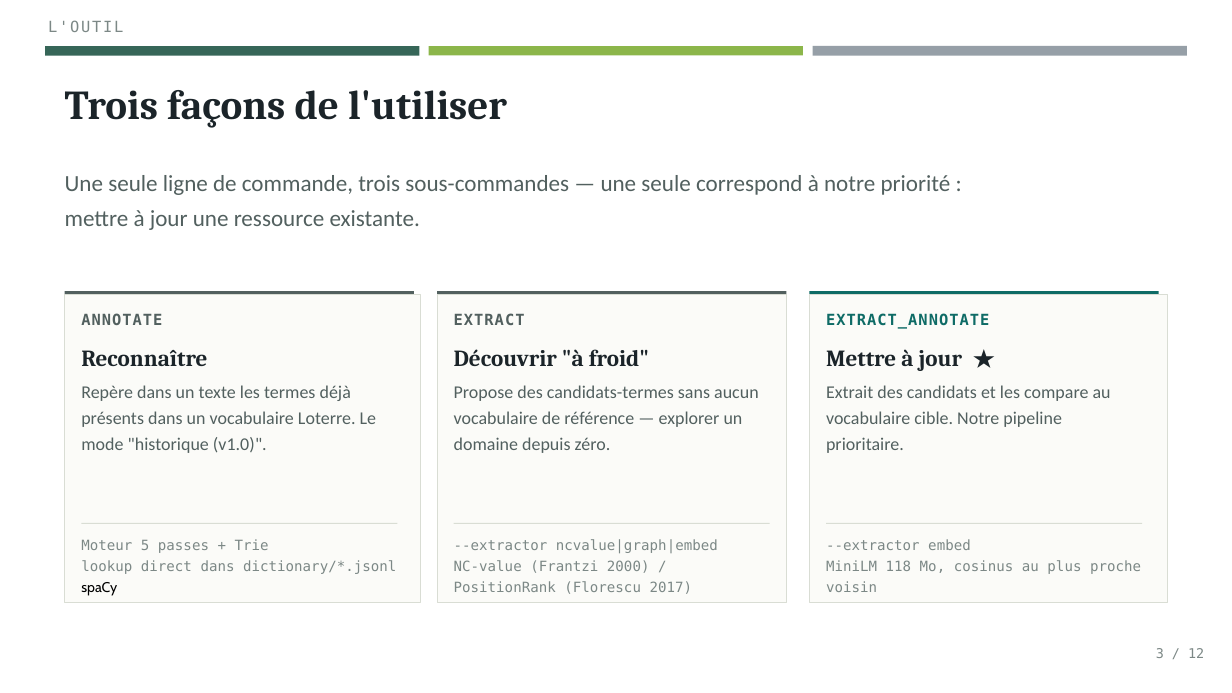
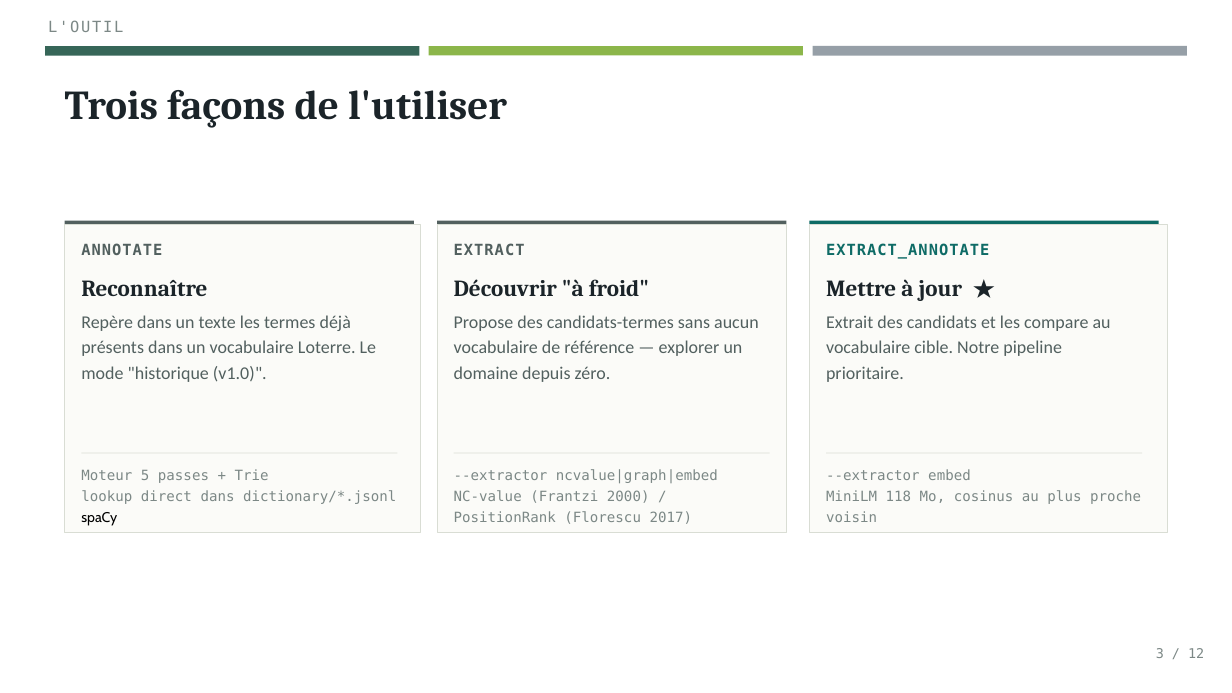
Before and after one commit to stephane54/loterre-annotate, a slide deck: slide 3 of docs/Extraction_terminologique_v2.pptx. Drawn at 1232x693 pixels with LibreOffice and Linux fonts; fonts in the diff are those of the drawing. Boxes give left, top, right and bottom in pixels: in the first picture for what was removed or moved away, otherwise in the second. Text is boxed around its words. In the diff, an @@ line names an element or a change of style, - is before the commit and + after.

Commit message:
release: loterre-annotate v1.10.0

```diff
--- a/docs/Extraction_terminologique_v2.pptx
+++ b/docs/Extraction_terminologique_v2.pptx
@@ text removed at [65, 175, 951, 230] @@
-Une seule ligne de commande, trois sous-commandes — une seule correspond à notre priorité : mettre à jour une ressource existante.
@@ 12 texts, 9 rectangles: place and size @@
-12 texts, 9 rectangles at [65, 291, 1167, 603]
+12 texts, 9 rectangles at [65, 221, 1167, 532]
```
Also in this commit, not shown: 6 other slides changed, 2 slides removed, 14 other files.
